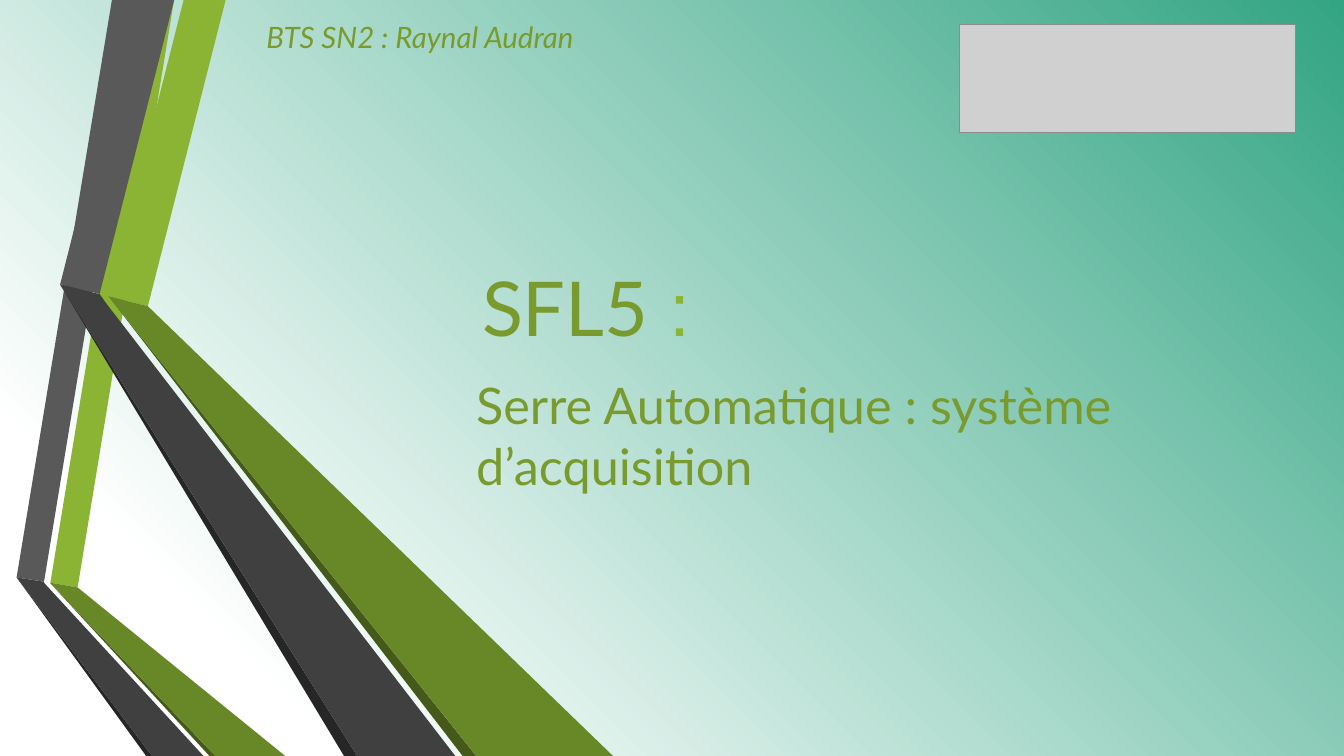
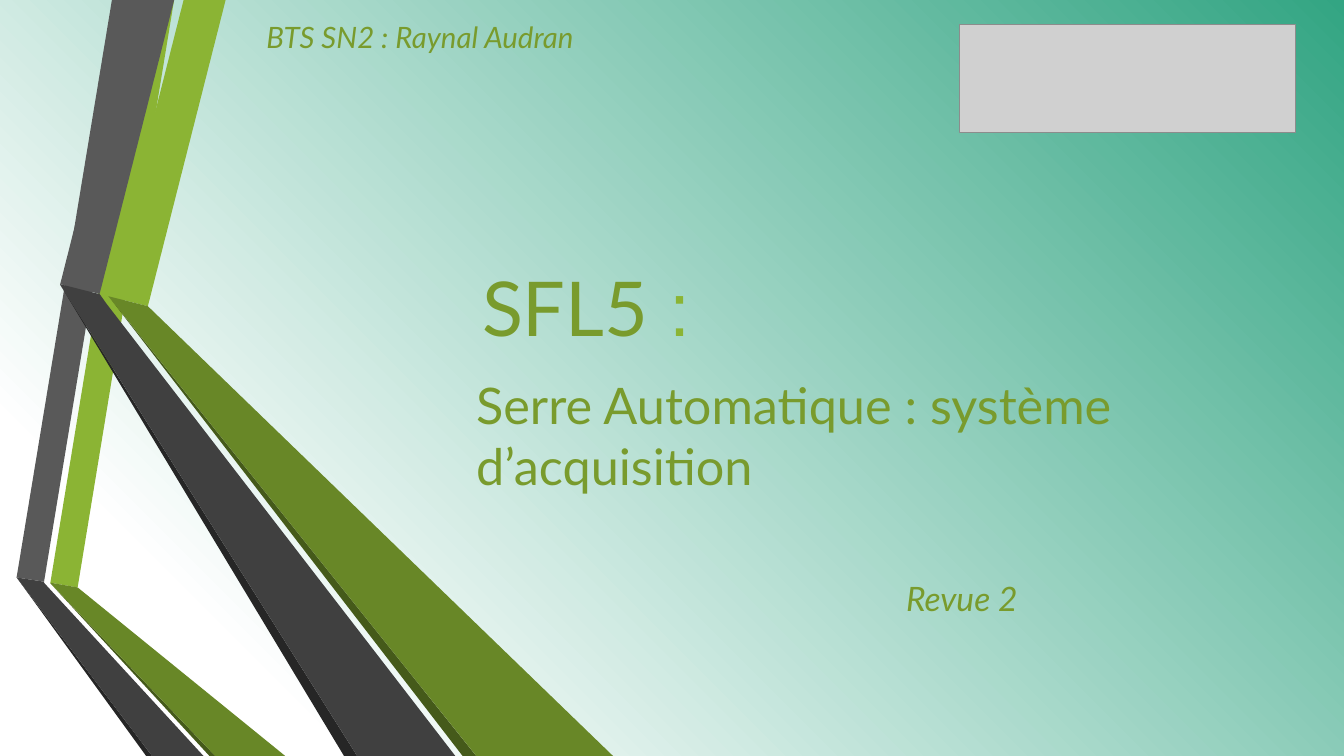
Before and after one commit to lucasminaud/projet_sfl5_serre_automatique, a slide deck: slide 1 of Partie personnelle Audran RAYNAL/REVUE 2.pptx. Drawn at 1344x756 pixels with LibreOffice and Linux fonts; fonts in the diff are those of the drawing; grey boxes stand for pictures. Boxes give left, top, right and bottom in pixels: in the first picture for what was removed or moved away, otherwise in the second. Text is boxed around its words. In the diff, an @@ line names an element or a change of style, - is before the commit and + after.

```diff
--- a/Partie personnelle Audran RAYNAL/REVUE 2.pptx
+++ b/Partie personnelle Audran RAYNAL/REVUE 2.pptx
@@ text added at (906,586,1017,611), 24 pt, text #799B2D, italic @@
+Revue 2
```
Also in this commit, not shown: 3 other files.
